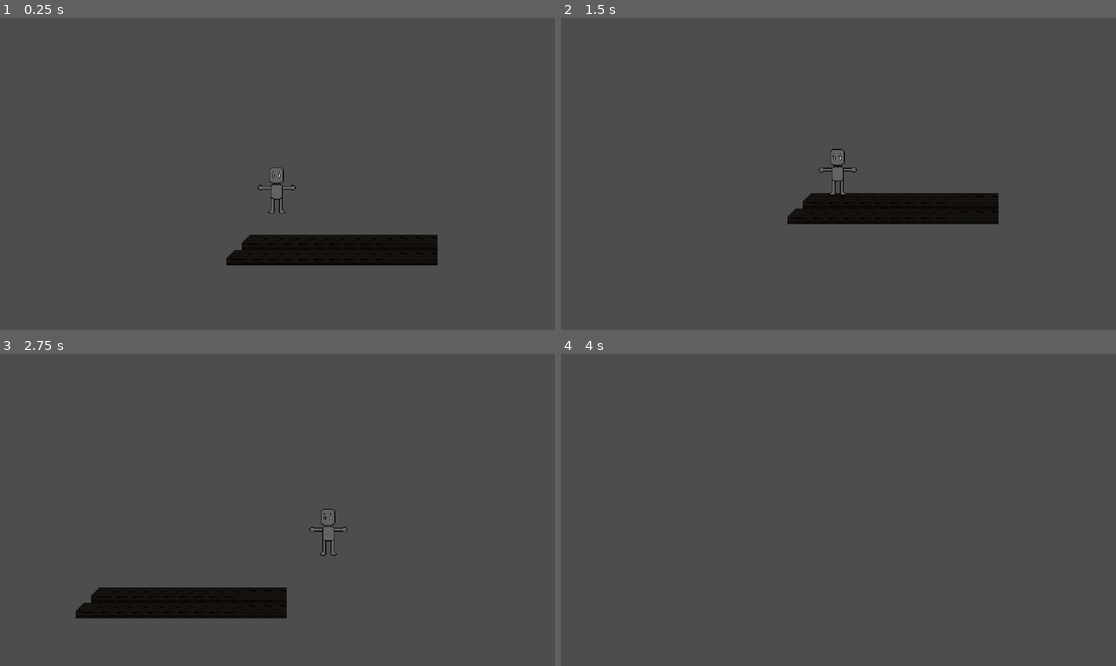
Above: before the commit, frames 1-4 (two rows, left to right).
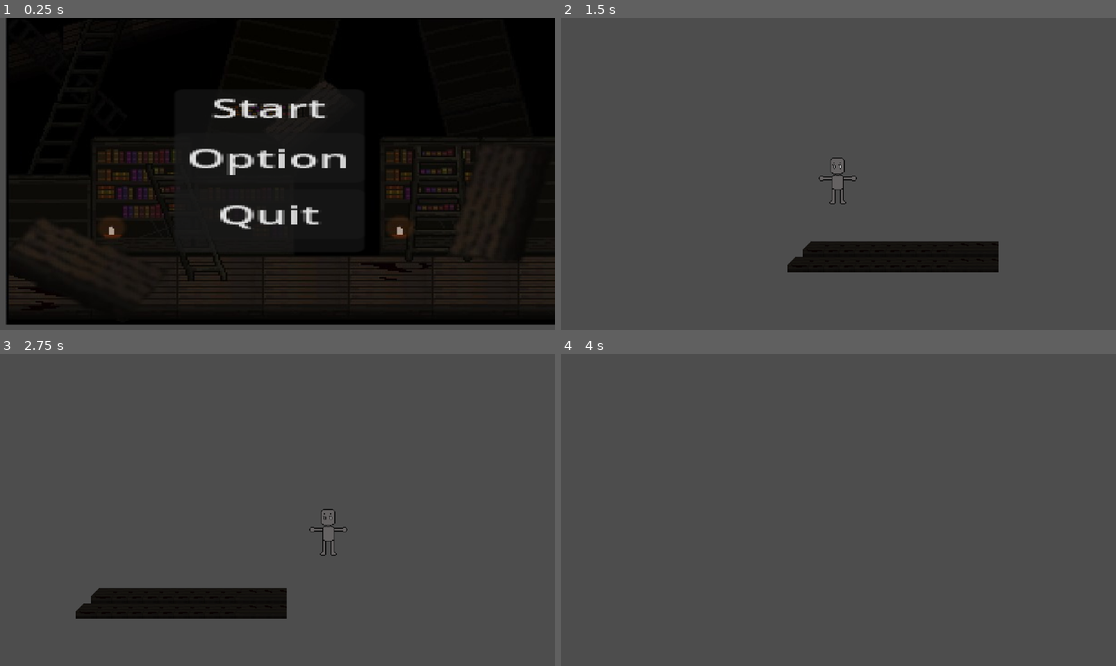
Above: after the commit, the same moments.

Repository: PWolf48/compfest17
Game: Godot game, scene res://scenes/main_menu.tscn
Two runs of this game, one before a commit and one after it. Both use one fixed random seed, a clock stepped at 60 frames per second and the inputs below. Before the commit the project starts from res://scenes/game.tscn.
Inputs (mouse positions are in pixels of both pictures, inside the frame that each line leads up to):
- Up to frame 1 (0.25 s): no input
- Up to frame 2 (1.5 s): click (832, 158) at 0.5 s, where only the run after the commit has a clickable "Option"; click (832, 108) at 1.25 s, where only the run after the commit has a clickable "Start"
- Up to frame 3 (2.75 s): tap Enter (ui_accept) at 2, 2.27 s; hold Right (ui_right) from 2.03 s (still down)
- Up to frame 4 (4 s): tap Enter (ui_accept) at 3.02 s; release Right (ui_right) at 3.53 s; hold Left (ui_left) from 3.53 s (still down)

The runs differ from the first frame. In frame 1, 94% of the frame differs, in the area x 1-100%, y 0-99%; in frame 2, 7.4%; in frame 3, 0.2%; in frame 4, nothing differs.

Commit message:
ui screen

Diff:
--- a/project.godot
+++ b/project.godot
@@ -11,9 +11,16 @@
 [application]
 
 config/name="Compfest"
-run/main_scene="uid://r85jmihbvm5g"
+run/main_scene="uid://cqxosveylo23m"
 config/features=PackedStringArray("4.4", "GL Compatibility")
 config/icon="res://icon.svg"
+
+[input]
+
+esc={
+"deadzone": 0.2,
+"events": [null, null]
+}
 
 [rendering]
 
--- /dev/null
+++ b/scenes/main_menu.tscn
@@ -0,0 +1,108 @@
+[gd_scene load_steps=9 format=3 uid="uid://cqxosveylo23m"]
+
+[ext_resource type="Script" uid="uid://doitv8q6a1tim" path="res://scripts/main_menu.gd" id="1_l6cm7"]
+[ext_resource type="Texture2D" uid="uid://bokcej7r0w8kw" path="res://assets/background/background.jpeg" id="2_bqqt6"]
+[ext_resource type="Texture2D" uid="uid://db5mgwp7fr0n3" path="res://assets/assets png/bookshelf with book.png" id="3_wu84c"]
+
+[sub_resource type="ShaderMaterial" id="ShaderMaterial_l6cm7"]
+
+[sub_resource type="StyleBoxTexture" id="StyleBoxTexture_8ln24"]
+texture = ExtResource("3_wu84c")
+
+[sub_resource type="Animation" id="Animation_bqqt6"]
+length = 0.001
+tracks/0/type = "value"
+tracks/0/imported = false
+tracks/0/enabled = true
+tracks/0/path = NodePath("ColorRect:material")
+tracks/0/interp = 1
+tracks/0/loop_wrap = true
+tracks/0/keys = {
+"times": PackedFloat32Array(0),
+"transitions": PackedFloat32Array(1),
+"update": 1,
+"values": [SubResource("ShaderMaterial_l6cm7")]
+}
+
+[sub_resource type="Animation" id="Animation_ekxnf"]
+resource_name = "blur"
+length = 0.3
+tracks/0/type = "value"
+tracks/0/imported = false
+tracks/0/enabled = true
+tracks/0/path = NodePath("ColorRect:material")
+tracks/0/interp = 1
+tracks/0/loop_wrap = true
+tracks/0/keys = {
+"times": PackedFloat32Array(0),
+"transitions": PackedFloat32Array(1),
+"update": 1,
+"values": [SubResource("ShaderMaterial_l6cm7")]
+}
+
+[sub_resource type="AnimationLibrary" id="AnimationLibrary_wu84c"]
+_data = {
+&"RESET": SubResource("Animation_bqqt6"),
+&"blur": SubResource("Animation_ekxnf")
+}
+
+[node name="MainMenu" type="Control"]
+process_mode = 3
+layout_mode = 3
+anchors_preset = 15
+anchor_right = 1.0
+anchor_bottom = 1.0
+grow_horizontal = 2
+grow_vertical = 2
+script = ExtResource("1_l6cm7")
+
+[node name="Sprite2D" type="Sprite2D" parent="."]
+position = Vector2(582, 318.25)
+scale = Vector2(1.89369, 1.57407)
+texture = ExtResource("2_bqqt6")
+
+[node name="ColorRect" type="ColorRect" parent="."]
+visible = false
+texture_filter = 1
+material = SubResource("ShaderMaterial_l6cm7")
+layout_mode = 0
+offset_right = 1151.0
+offset_bottom = 633.0
+
+[node name="PanelContainer" type="PanelContainer" parent="."]
+layout_mode = 0
+offset_left = 362.0
+offset_top = 148.0
+offset_right = 424.0
+offset_bottom = 249.0
+scale = Vector2(6.36568, 3.34959)
+
+[node name="VBoxContainer" type="VBoxContainer" parent="PanelContainer"]
+layout_mode = 2
+
+[node name="Start" type="Button" parent="PanelContainer/VBoxContainer"]
+texture_filter = 1
+layout_mode = 2
+theme_override_font_sizes/font_size = 16
+theme_override_styles/normal = SubResource("StyleBoxTexture_8ln24")
+text = "Start
+"
+
+[node name="Option" type="Button" parent="PanelContainer/VBoxContainer"]
+layout_mode = 2
+theme_override_font_sizes/font_size = 16
+text = "Option"
+
+[node name="Quit" type="Button" parent="PanelContainer/VBoxContainer"]
+layout_mode = 2
+theme_override_font_sizes/font_size = 16
+text = "Quit"
+
+[node name="AnimationPlayer" type="AnimationPlayer" parent="."]
+libraries = {
+&"": SubResource("AnimationLibrary_wu84c")
+}
+
+[connection signal="pressed" from="PanelContainer/VBoxContainer/Start" to="." method="_on_start_pressed"]
+[connection signal="pressed" from="PanelContainer/VBoxContainer/Option" to="." method="_on_option_pressed"]
+[connection signal="pressed" from="PanelContainer/VBoxContainer/Quit" to="." method="_on_quit_pressed"]
--- /dev/null
+++ b/scripts/main_menu.gd
@@ -0,0 +1,28 @@
+extends Control
+
+func _ready() -> void:
+	pass  # Fungsi ini kosong sekarang, jadi kita kasih pass
+
+func _process(delta: float) -> void:
+	if Input.is_action_just_pressed("esc"):
+		if get_tree().paused:
+			resume()
+		else:
+			pause()
+
+func resume():
+	get_tree().paused = false
+	$AnimationPlayer.play_backwards("blur")
+
+func pause():
+	get_tree().paused = true
+	$AnimationPlayer.play("blur")
+
+func _on_start_pressed() -> void:
+	get_tree().change_scene_to_file("res://scenes/game.tscn")
+
+func _on_option_pressed() -> void:
+	resume()
+
+func _on_quit_pressed() -> void:
+	get_tree().quit()
Binary file added: assets/background/background.jpeg
Not shown, added: assets/background/background.jpeg.import
Not shown, added: scripts/main_menu.gd.uid
